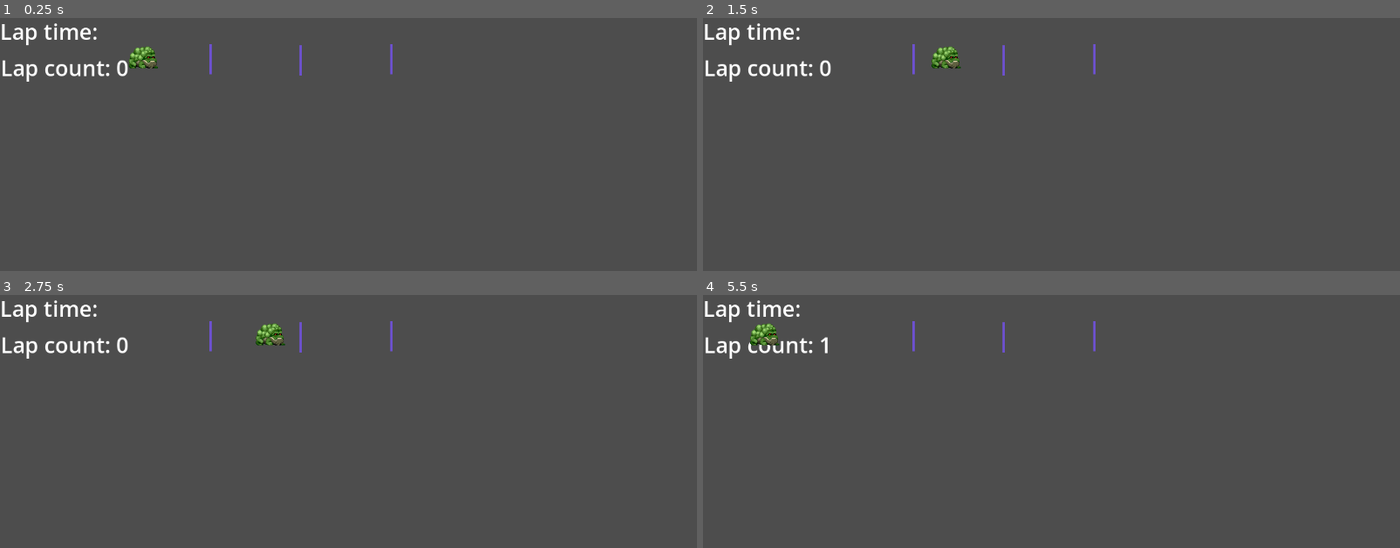
Above: before the commit, frames 1-4 (two rows, left to right).
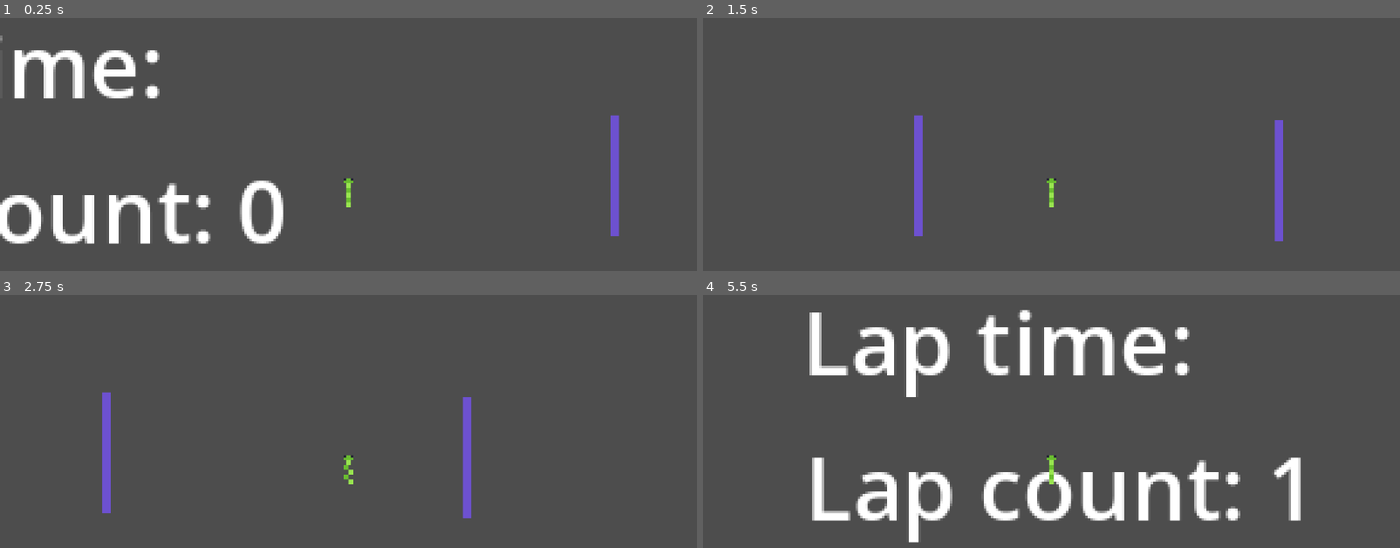
Above: after the commit, the same moments.

Repository: uni-999/METALHEADS
Game: Godot game, scene res://scenes/levels/test_lap.tscn
The game is run twice, just before and just after one commit, with the same random seed, the same clock (stepped at 60 frames per second) and the same inputs.
Inputs:
- Up to frame 1 (0.25 s): no input
- Up to frame 2 (1.5 s): tap Enter at 0.5 s; hold Right (ui_right) 0.53-1.28 s; hold Left (ui_left) from 1.28 s (still down)
- Up to frame 3 (2.75 s): release Left (ui_left) at 2.03 s; hold Right (ui_right) from 2.03 s (still down)
- Up to frame 4 (5.5 s): release Right (ui_right) at 3.53 s; hold Left (ui_left) from 3.53 s (still down)

The runs differ from the first frame. In frame 1, 7.4% of the frame differs, in the area x 0-89%, y 2-90%; in frame 2, 2.5%; in frame 3, 2.6%; in frame 4, 13%, in the area x 0-86%, y 2-98%.

Commit message:
Changed player to a pixel snake

Diff:
--- a/project.godot
+++ b/project.godot
@@ -21,4 +21,5 @@
 
 [rendering]
 
+textures/canvas_textures/default_texture_filter=0
 renderer/rendering_method="mobile"
--- a/scenes/characters/test_player.tscn
+++ b/scenes/characters/test_player.tscn
@@ -1,18 +1,132 @@
 [gd_scene format=3 uid="uid://evnuwv1hks4p"]
 
 [ext_resource type="Script" uid="uid://bubphk7yfb5cg" path="res://scripts/test_player.gd" id="1_n5l6j"]
-[ext_resource type="Texture2D" uid="uid://dfw4qxgfuy7bt" path="res://assets/sprites/mutant-toad-idle1.png" id="1_pyoba"]
+[ext_resource type="Texture2D" uid="uid://nfki0hiy70gh" path="res://assets/sprites/Sprite-0002.png" id="2_n5l6j"]
 
 [sub_resource type="CircleShape2D" id="CircleShape2D_n5l6j"]
-radius = 18.0
+radius = 8.0
+
+[sub_resource type="Animation" id="Animation_n5l6j"]
+resource_name = "Crawl"
+length = 0.4
+loop_mode = 1
+tracks/0/type = "value"
+tracks/0/imported = false
+tracks/0/enabled = true
+tracks/0/path = NodePath("Sprite2D:texture")
+tracks/0/interp = 1
+tracks/0/loop_wrap = true
+tracks/0/keys = {
+"times": PackedFloat32Array(0),
+"transitions": PackedFloat32Array(1),
+"update": 1,
+"values": [ExtResource("2_n5l6j")]
+}
+tracks/1/type = "value"
+tracks/1/imported = false
+tracks/1/enabled = true
+tracks/1/path = NodePath("Sprite2D:hframes")
+tracks/1/interp = 1
+tracks/1/loop_wrap = true
+tracks/1/keys = {
+"times": PackedFloat32Array(0),
+"transitions": PackedFloat32Array(1),
+"update": 1,
+"values": [4]
+}
+tracks/2/type = "value"
+tracks/2/imported = false
+tracks/2/enabled = true
+tracks/2/path = NodePath("Sprite2D:vframes")
+tracks/2/interp = 1
+tracks/2/loop_wrap = true
+tracks/2/keys = {
+"times": PackedFloat32Array(0),
+"transitions": PackedFloat32Array(1),
+"update": 1,
+"values": [1]
+}
+tracks/3/type = "value"
+tracks/3/imported = false
+tracks/3/enabled = true
+tracks/3/path = NodePath("Sprite2D:frame")
+tracks/3/interp = 1
+tracks/3/loop_wrap = true
+tracks/3/keys = {
+"times": PackedFloat32Array(0, 0.1, 0.2, 0.3),
+"transitions": PackedFloat32Array(1, 1, 1, 1),
+"update": 1,
+"values": [0, 1, 2, 3]
+}
+
+[sub_resource type="Animation" id="Animation_e87gy"]
+length = 0.001
+tracks/0/type = "value"
+tracks/0/imported = false
+tracks/0/enabled = true
+tracks/0/path = NodePath("Sprite2D:texture")
+tracks/0/interp = 1
+tracks/0/loop_wrap = true
+tracks/0/keys = {
+"times": PackedFloat32Array(0),
+"transitions": PackedFloat32Array(1),
+"update": 1,
+"values": [ExtResource("2_n5l6j")]
+}
+tracks/1/type = "value"
+tracks/1/imported = false
+tracks/1/enabled = true
+tracks/1/path = NodePath("Sprite2D:hframes")
+tracks/1/interp = 1
+tracks/1/loop_wrap = true
+tracks/1/keys = {
+"times": PackedFloat32Array(0),
+"transitions": PackedFloat32Array(1),
+"update": 1,
+"values": [4]
+}
+tracks/2/type = "value"
+tracks/2/imported = false
+tracks/2/enabled = true
+tracks/2/path = NodePath("Sprite2D:vframes")
+tracks/2/interp = 1
+tracks/2/loop_wrap = true
+tracks/2/keys = {
+"times": PackedFloat32Array(0),
+"transitions": PackedFloat32Array(1),
+"update": 1,
+"values": [1]
+}
+tracks/3/type = "value"
+tracks/3/imported = false
+tracks/3/enabled = true
+tracks/3/path = NodePath("Sprite2D:frame")
+tracks/3/interp = 1
+tracks/3/loop_wrap = true
+tracks/3/keys = {
+"times": PackedFloat32Array(0),
+"transitions": PackedFloat32Array(1),
+"update": 1,
+"values": [0]
+}
+
+[sub_resource type="AnimationLibrary" id="AnimationLibrary_7sgjh"]
+_data = {
+&"Crawl": SubResource("Animation_n5l6j"),
+&"RESET": SubResource("Animation_e87gy")
+}
 
 [node name="Test Player" type="CharacterBody2D" unique_id=1300559042]
 script = ExtResource("1_n5l6j")
 
 [node name="Sprite2D" type="Sprite2D" parent="." unique_id=999469044]
-position = Vector2(0, -32)
-texture = ExtResource("1_pyoba")
+position = Vector2(0, -8)
+texture = ExtResource("2_n5l6j")
+hframes = 4
 
 [node name="CollisionShape2D" type="CollisionShape2D" parent="." unique_id=523504136]
-position = Vector2(-1, -19)
+position = Vector2(0, -8)
 shape = SubResource("CircleShape2D_n5l6j")
+
+[node name="AnimationPlayer" type="AnimationPlayer" parent="." unique_id=1572396085]
+libraries/ = SubResource("AnimationLibrary_7sgjh")
--- a/scenes/levels/test_lap.tscn
+++ b/scenes/levels/test_lap.tscn
@@ -66,6 +66,9 @@
 [node name="Test Player" parent="Racers" unique_id=1227042769 groups=["Racers"] instance=ExtResource("2_ops6r")]
 position = Vector2(238, 86)
 
+[node name="Camera2D" type="Camera2D" parent="Racers/Test Player" unique_id=2144308355]
+zoom = Vector2(4, 4)
+
 [connection signal="body_entered" from="Checkpoints/Sector 1" to="." method="_on_sector_1_body_entered"]
 [connection signal="body_entered" from="Checkpoints/Sector 2" to="." method="_on_sector_2_body_entered"]
 [connection signal="body_entered" from="Checkpoints/Sector 3" to="." method="_on_sector_3_body_entered"]
--- /dev/null
+++ b/scripts/snake.gd
@@ -0,0 +1,87 @@
+extends Node
+
+@export var snake_scene : PackedScene
+
+var score : int
+var game_started : bool = false
+
+var cells : int = 20
+var cell_size : int = 50
+
+var old_data : Array
+var snake_data : Array
+var snake : Array
+
+var start_pos = Vector2(9, 9)
+var up = Vector2(0, -1)
+var down = Vector2(0, 1)
+var left = Vector2(-1, 0)
+var right = Vector2(1, 0)
+var move_direction : Vector2
+var can_move: bool
+
+
+# Called when the node enters the scene tree for the first time.
+func _ready():
+	new_game()
+
+func new_game():
+	score = 0
+	$Hud.get_node("ScoreLabel").text = "Score: " + str(score)
+	move_direction = up
+	can_move = true
+	generate_snake()
+
+func generate_snake():
+	old_data.clear()
+	snake_data.clear()
+	snake.clear()
+	for i in range(3):
+		add_segment(start_pos + Vector2(0, i))
+
+func add_segment(pos):
+	snake_data.append(pos)
+	var SnakeSegment = snake_scene.instantiate()
+	SnakeSegment.position = (pos * cell_size) + Vector2(0, cell_size)
+	add_child(SnakeSegment)
+	snake.append(SnakeSegment)
+
+# Called every frame. 'delta' is the elapsed time since the previous frame.
+func _process(delta):
+	move_snake()
+
+func move_snake():
+	if can_move:
+		if Input.is_action_just_pressed("move_down") and move_direction != up:
+			move_direction = down
+			can_move = false
+			if not game_started:
+				start_game()
+		if Input.is_action_just_pressed("move_up") and move_direction != down:
+			move_direction = up
+			can_move = false
+			if not game_started:
+				start_game()
+		if Input.is_action_just_pressed("move_left") and move_direction != right:
+			move_direction = left
+			can_move = false
+			if not game_started:
+				start_game()
+		if Input.is_action_just_pressed("move_right") and move_direction != left:
+			move_direction = right
+			can_move = false
+			if not game_started:
+				start_game()
+
+func start_game():
+	game_started = true
+	$MoveTimer.start()
+
+func _on_move_timer_timeout():
+	can_move = true
+	old_data = [] + snake_data
+	snake_data[0] += move_direction
+	for i in range(len(snake_data)):
+		if i>0:
+			snake_data[i] = old_data[i-1]
+		snake[i].position = (snake_data[i] * cell_size) + Vector2(0, cell_size)
--- a/scripts/test_player.gd
+++ b/scripts/test_player.gd
@@ -1,8 +1,11 @@
 extends CharacterBody2D
 
-
+@onready var anim = $AnimationPlayer
 @export var lap_count = 0
 const SPEED = 300.0
+
+func _ready() -> void:
+	anim.play("Crawl")
 
 
 func _physics_process(delta: float) -> void:
Binary file added: assets/sprites/Sprite-0002.png
Not shown, added: assets/sprites/Sprite-0002.png.import
Not shown, added: scripts/snake.gd.uid
